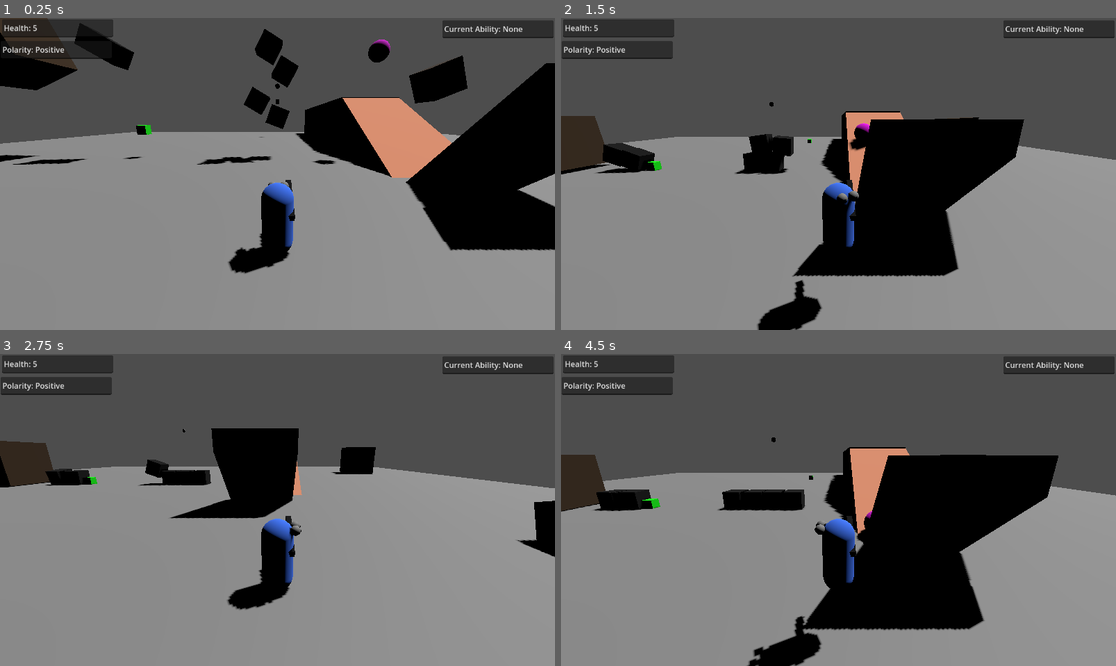
Above: before the commit, frames 1-4 (two rows, left to right).
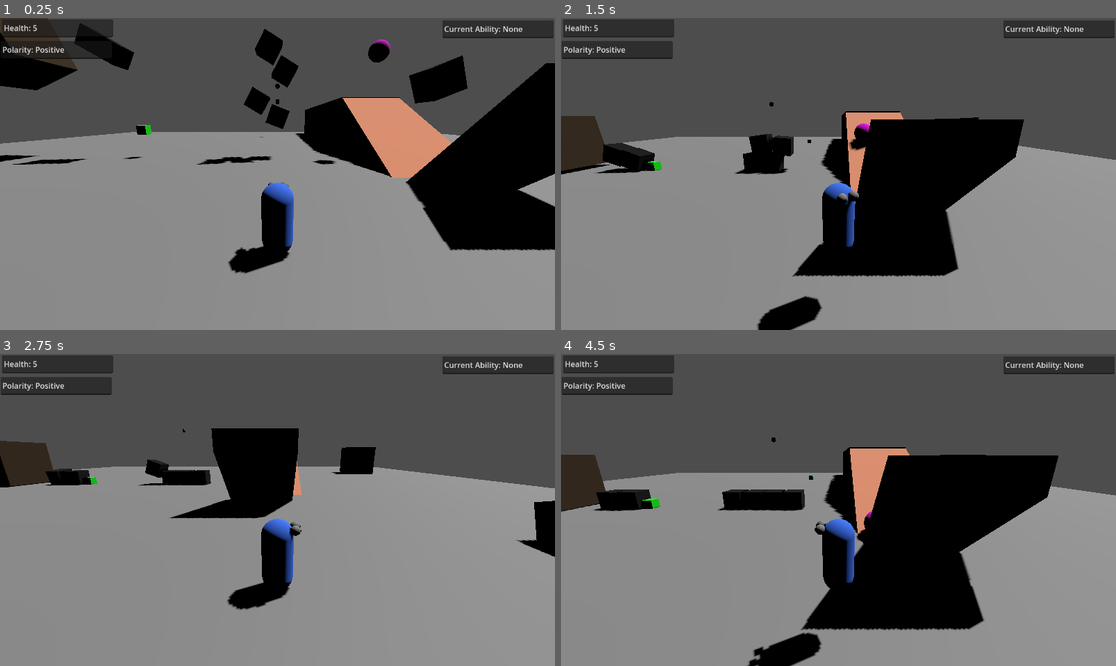
Above: after the commit, the same moments.

Repository: Harry2166/BOTW-in-Godot-and-more
Game: Godot game, scene res://Level/level_1.tscn
Two runs of this game, one before a commit and one after it. Both use one fixed random seed, a clock stepped at 60 frames per second and the inputs below.
Inputs:
- Up to frame 1 (0.25 s): no input
- Up to frame 2 (1.5 s): hold D (move_right) 0.53-1.28 s; tap Space (jump) at 0.6, 0.77, 1.07, 1.35 s; hold Down (move_back) from 1.28 s (still down)
- Up to frame 3 (2.75 s): tap Space (jump) at 1.52, 1.82, 2.1 s; release Down (move_back) at 2.03 s; hold D (move_right) from 2.03 s (still down)
- Up to frame 4 (4.5 s): release D (move_right) at 2.78 s; hold W (move_forward) 2.78-3.53 s; tap Space (jump) at 2.85, 3.02, 3.32, 3.6, 3.77, 4.07, 4.35 s; hold A (move_left) from 3.53 s (still down)

The runs differ from the first frame. In frame 1, less than 0.1% of the frame differs, in the area x 46-54%, y 51-80%; in frame 2, 0.2%; in frame 3, less than 0.1%; in frame 4, 0.2%, in the area x 41-54%, y 51-100%.

Commit message:
feat: i dont want to fucking do this shit no more

Diff:
--- a/Objects/player.tscn
+++ b/Objects/player.tscn
@@ -219,6 +219,7 @@
 
 [node name="WeaponPivot" type="Node3D" parent="."]
 transform = Transform3D(1, 0, 0, 0, 1, 0, 0, 0, 1, 0.669926, 1.4251, 0)
+visible = false
 
 [node name="MeshInstance3D" type="MeshInstance3D" parent="WeaponPivot"]
 transform = Transform3D(0.2, 0, 0, 0, 0.517638, 0.193185, 0, -1.93185, 0.0517638, -0.258927, 0.215114, -0.60466)
--- a/Scripts/bomb.gd
+++ b/Scripts/bomb.gd
@@ -6,7 +6,24 @@
 	freeze = true
 
 func _process(delta):
+
+	if not player.bomb_guy:
+		queue_free()
+
 	if (player.bomb_objs == 0 and Input.is_action_just_pressed("A") and player.bomb_guy):
+		print("boom")
 		queue_free()
 		player.bomb_objs = 1
 		player.bomb_spawned = false
+
+	elif (player.bomb_objs == 0 and Input.is_action_just_pressed("cancel") and player.bomb_guy):
+		print("im out")
+		queue_free()
+		player.bomb_objs = 1
+		player.bomb_spawned = false
+
+func get_thrown(impulse):
+	player.bomb_objs = 1
+	player.bomb_spawned = false
+	add_constant_force(impulse)
+	print(impulse)
--- a/Scripts/player.gd
+++ b/Scripts/player.gd
@@ -57,9 +57,13 @@
 var bomb_guy = false
 var bomb_spawned = false
 var super_jump = false
+var strength = 0.0
+var strength_speed = 5.0
+var max_strength = 10.0
 var stopped_objs = 1
 var bomb_objs = 1
 var hit_amount = 0
+var bomb_instance
 
 func _ready():
 	health_text.text = "Health: " + str(PlayerData.curr_health)
@@ -80,7 +84,8 @@
 		extra_crosshair.position.x = get_viewport().size.x / 2 - 32
 		extra_crosshair.position.y = get_viewport().size.y / 2 - 64
 
-	if Input.is_action_just_pressed("zr-shoulder"):
+	if Input.is_action_just_pressed("zr-shoulder") and stop_obj:
+		$WeaponPivot.visible = true
 		anim_player.play("attack")
 		weapon_hitbox.disabled = false
 
@@ -167,6 +172,10 @@
 			super_jump_time()
 		elif bomb_guy and bomb_objs == 1:
 			spawn_bomb()
+
+	if Input.is_action_just_pressed("zr-shoulder") and bomb_guy:
+		strength = min(max_strength, strength + delta * strength_speed)
+		release_object()
 
 func _physics_process(delta):
 	var input_vector = get_input_vector()
@@ -197,11 +206,6 @@
 				stopped_objs -= 1
 	else:
 		extra_crosshair.visible = false
-		#print(aim_ray.get_collider().name)
-
-#func rotate_player():
-	#rotate_y(deg_to_rad(joystickRight.get_output().x * mouse_sensitivity))
-	#spring_arm.rotate_x(deg_to_rad(joystickRight.get_output().y * mouse_sensitivity))
 
 func get_input_vector():
 	var input_vector = Vector3.ZERO
@@ -220,7 +224,6 @@
 	if direction != Vector3.ZERO:
 		velocity.x = velocity.move_toward(direction * max_speed, acceleration * delta).x
 		velocity.z = velocity.move_toward(direction * max_speed, acceleration * delta).z
-#		pivot.look_at(global_transform.origin + direction, Vector3.UP)
 		pivot.rotation.y = lerp_angle(pivot.rotation.y, atan2(-input_vector.x, -input_vector.z), rot_speed * delta)
 
 func apply_friction(direction, delta):
@@ -242,11 +245,6 @@
 	if Input.is_action_just_pressed("jump") and is_on_floor():
 		snap_vector = Vector3.ZERO
 		velocity.y = jump_impulse
-		#num_of_jumps -= 1
-	#if Input.is_action_just_pressed("jump") and num_of_jumps > 0 and not is_on_floor():
-		#num_of_jumps -= 1
-		#snap_vector = Vector3.ZERO
-		#velocity.y = jump_impulse
 	if Input.is_action_just_released("jump") and velocity.y > jump_impulse / 2:
 		velocity.y = jump_impulse / 2
 
@@ -293,17 +291,24 @@
 func _on_animation_player_animation_finished(anim_name):
 	if anim_name == "attack":
 		weapon_hitbox.disabled = true
+		$WeaponPivot.visible = false
+
 
 func spawn_bomb():
-	var bomb_instance = bomb.instantiate()
+	bomb_instance = bomb.instantiate()
 	bomb_instance.set_position(bomb_location.position)
 	bomb_spawned = true
 	bomb_objs -= 1
 	add_child(bomb_instance)
 
 func super_jump_time():
-	var bomb_instance = bomb.instantiate()
+	bomb_instance = bomb.instantiate()
 	bomb_instance.set_position(super_jump_bomb_location.position)
 	bomb_spawned = true
 	bomb_objs -= 1
 	add_child(bomb_instance)
+
+func release_object():
+	var dir = global_transform.basis.z.normalized() * strength + Vector3(0,5,0)
+	remove_child(bomb_instance)
+	bomb_instance.get_thrown(dir) # is it like this????
